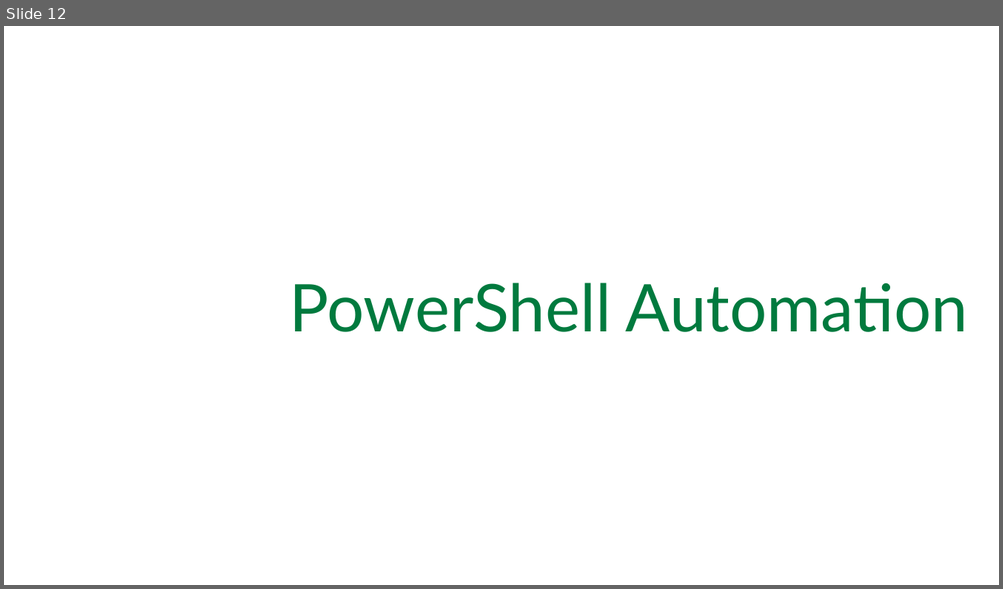
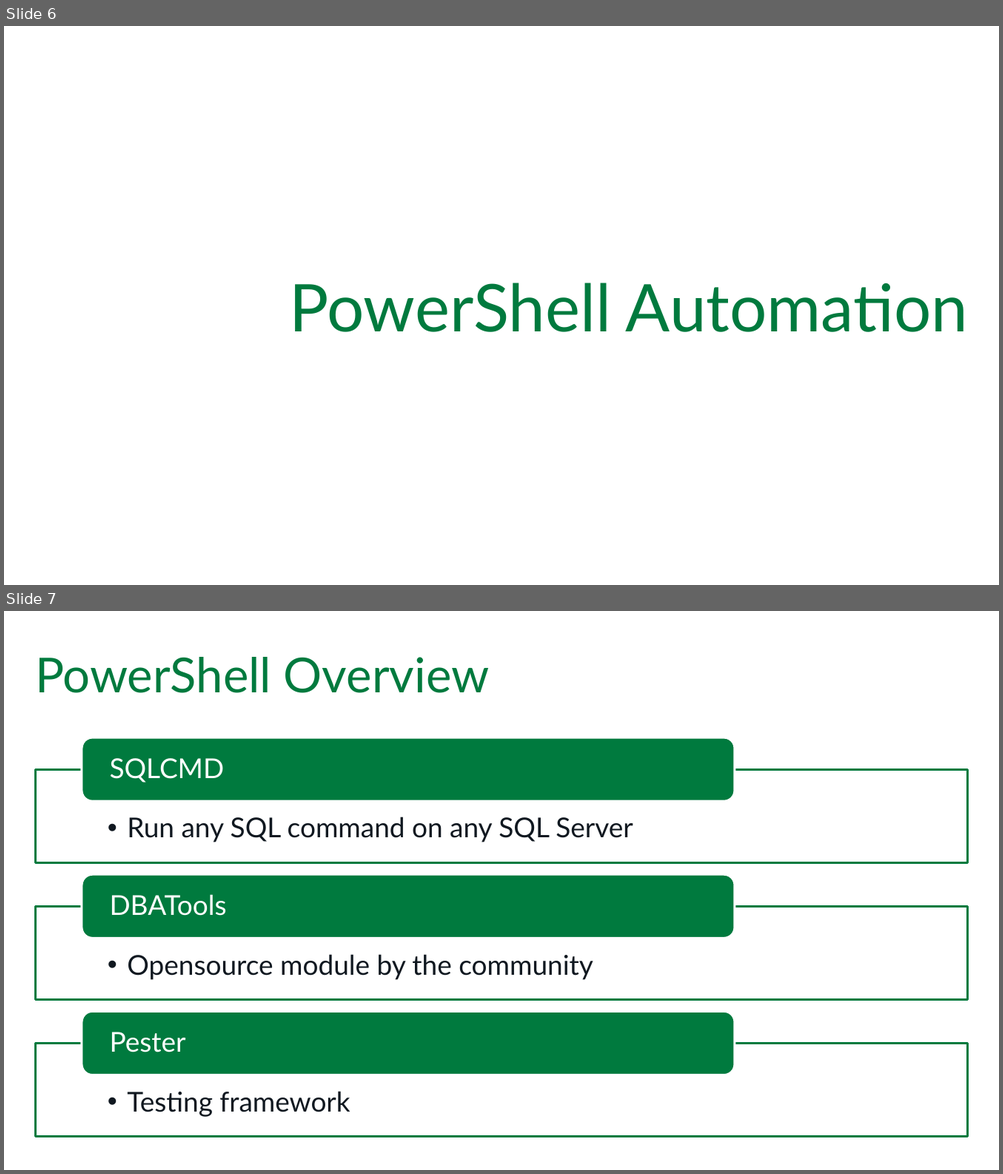
Before and after one commit to SQLPioneer/Presentations, a slide deck: Automation/EnvironmentAutomation.pptx. Shown one above the other, each under a label of ours: slide 12 before the commit, slides 6 and 7 after it. The pictures are 1003x589 and 1003x1174 pixels, drawn with LibreOffice and Linux fonts; fonts in the diff are those of the drawing; background and template pictures are left out. Boxes give left, top, right and bottom in pixels: in the first picture for what was removed or moved away, otherwise in the second. Text is boxed around its words. In the diff, an @@ line names an element or a change of style, - is before the commit and + after.

```diff
--- a/Automation/EnvironmentAutomation.pptx
+++ b/Automation/EnvironmentAutomation.pptx
@@ slide 7 added at [4, 611, 999, 1170], background #FFFFFF @@
@@ title added at [35, 657, 489, 693], 44 pt, text #007A3E @@
+PowerShell Overview
@@ group added at [35, 738, 967, 1136]: 6 texts, 3 rectangles, 3 rounded rectangles @@
+  • Run any SQL command on any SQL Server
+SQLCMD
+  • Opensource module by the community
+DBATools
+  • Testing framework
+Pester
@@ what was slide 12 is now slide 6 @@
```
Also in this commit, not shown: 2 slides changed, 9 other slides added, 3 slides removed.
